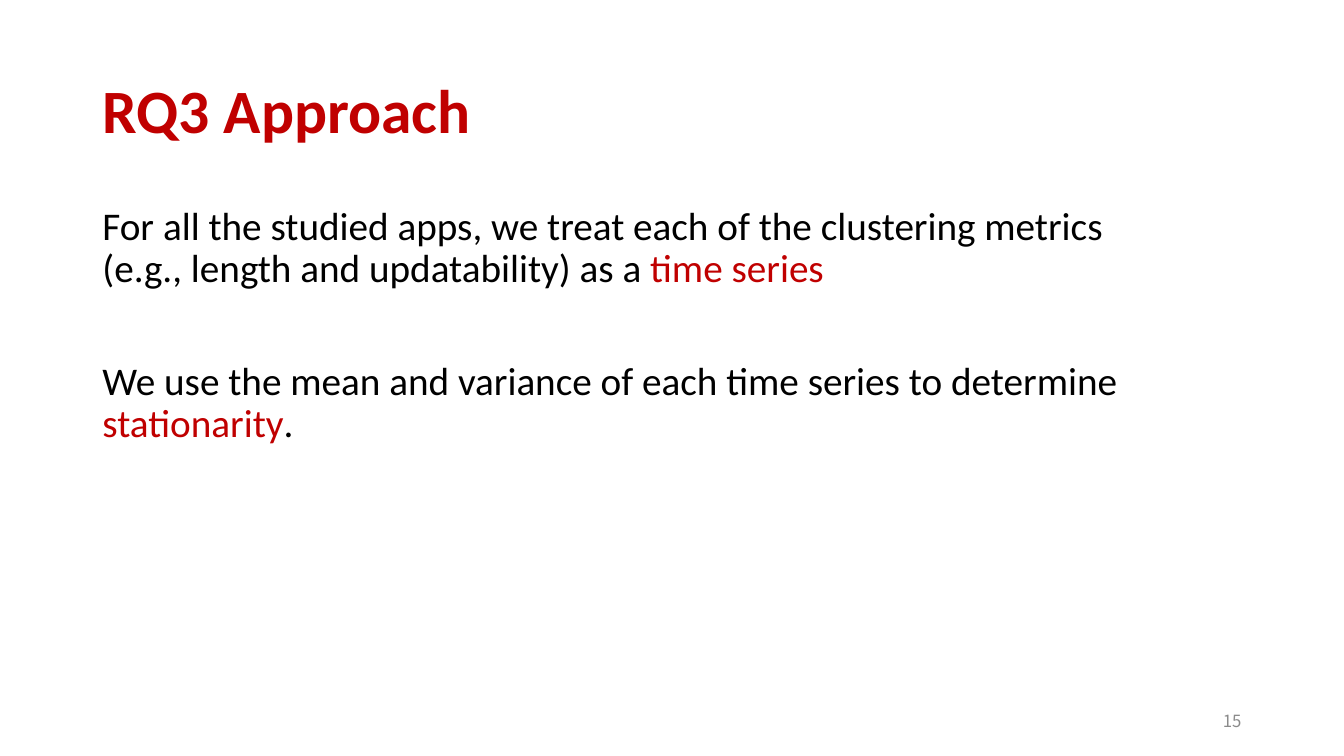
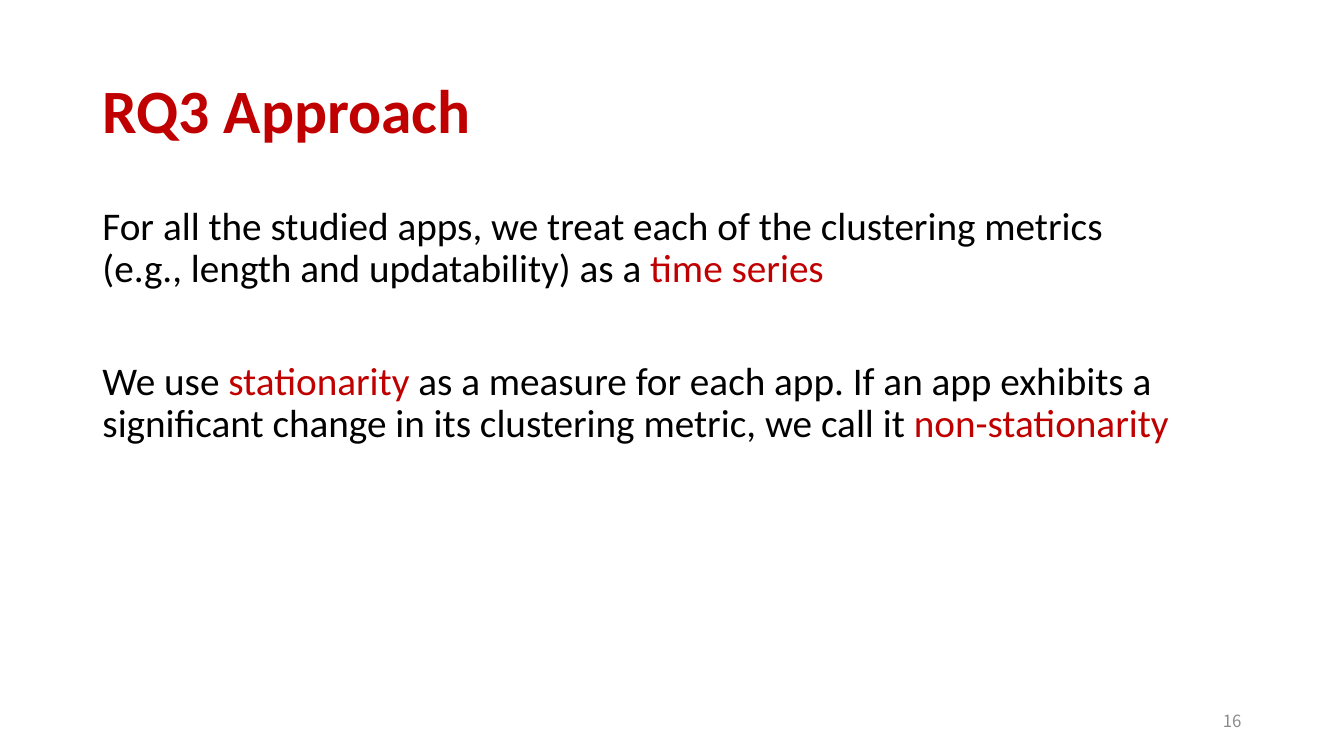
Before and after one commit to aidanby/aidanby.github.io, a slide deck: slide 16 of files/icse22.pptx (slide 15 before the commit). Drawn at 1344x756 pixels with LibreOffice and Linux fonts; fonts in the diff are those of the drawing. Boxes give left, top, right and bottom in pixels: in the first picture for what was removed or moved away, otherwise in the second. Text is boxed around its words. In the diff, an @@ line names an element or a change of style, - is before the commit and + after.

```diff
--- a/files/icse22.pptx
+++ b/files/icse22.pptx
@@ text at (x1=102, y1=367, x2=1169, y2=444): text changed @@
-We use the mean and variance of each time series to determine stationarity.
+We use stationarity as a measure for each app. If an app exhibits a significant change in its clustering metric, we call it non-stationarity
@@ page number at (x1=1223, y1=714, x2=1242, y2=727): text changed @@
-15
+16
```
Also in this commit, not shown: 14 other slides changed, 1 slide added.
